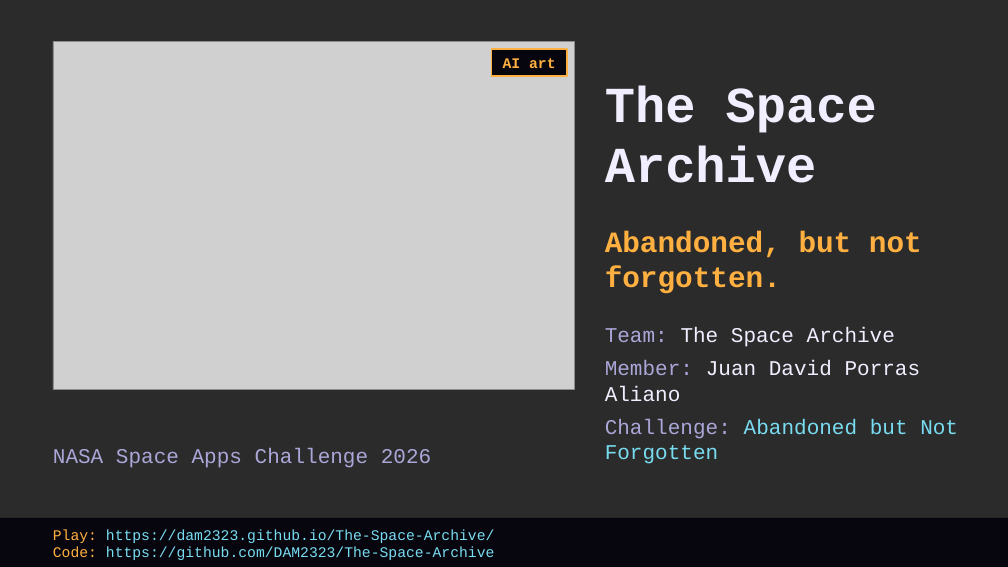
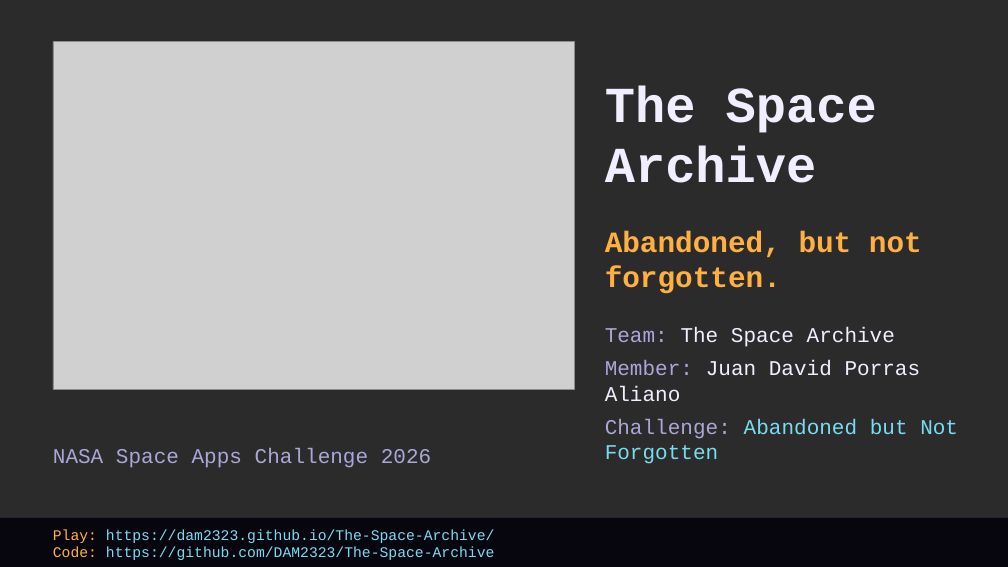
Before and after one commit to DAM2323/The-Space-Archive, a slide deck: slide 1 of docs/demo/The-Space-Archive-demo.pptx. Drawn at 1008x567 pixels with LibreOffice and Linux fonts; fonts in the diff are those of the drawing; grey boxes stand for pictures; background and template pictures are left out; a plain dark background stands for a picture behind light text. Boxes give left, top, right and bottom in pixels: in the first picture for what was removed or moved away, otherwise in the second. Text is boxed around its words. In the diff, an @@ line names an element or a change of style, - is before the commit and + after.

Commit message:
fix: use full logo as icon and refresh demo slides

```diff
--- a/docs/demo/The-Space-Archive-demo.pptx
+++ b/docs/demo/The-Space-Archive-demo.pptx
@@ rectangle removed at bbox=[492, 49, 567, 76] @@
@@ text removed at bbox=[503, 58, 555, 68] @@
-AI art
```
Also in this commit, not shown: 5 other files.
